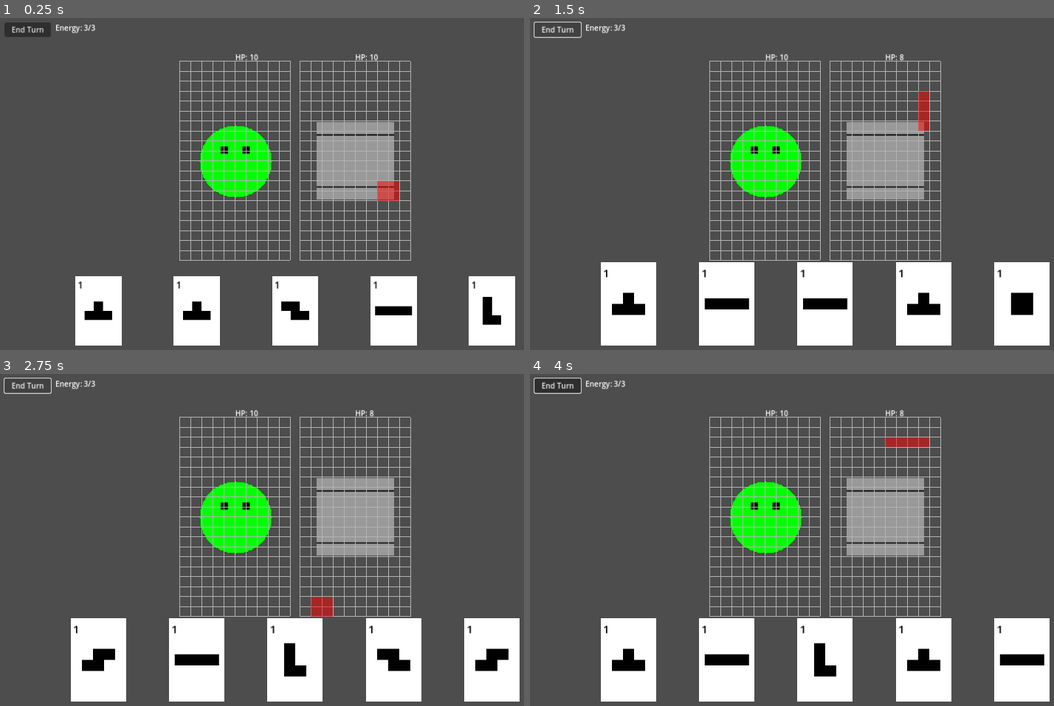
Above: before the commit, frames 1-4 (two rows, left to right).
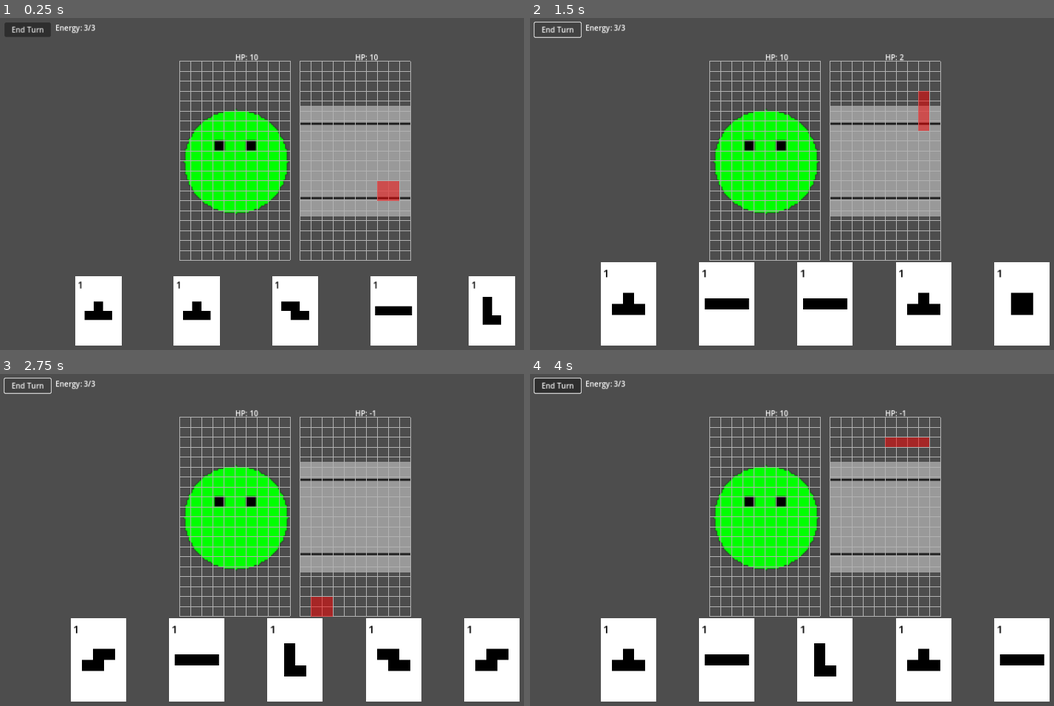
Above: after the commit, the same moments.

Repository: dBinet/SquirrelAttack
Game: Godot game, scene res://scenes/Main.tscn
Two runs of this game, one before a commit and one after it. Both use one fixed random seed, a clock stepped at 60 frames per second and the inputs below.
Inputs (mouse positions are in pixels of both pictures, inside the frame that each line leads up to):
- Up to frame 1 (0.25 s): no input
- Up to frame 2 (1.5 s): click "End Turn" at 0.5 s; click "End Turn" at 1.25 s
- Up to frame 3 (2.75 s): click "End Turn" at 2 s
- Up to frame 4 (4 s): tap Enter at 2.75 s; move the mouse to (954, 523) at 2.77 s; click (954, 523) at 2.92 s; tap Space at 3.5 s; drag from (708, 556) to (797, 606) at 3.52 s

The runs differ from the first frame. In frame 1, 5.9% of the frame differs, in the area x 34-79%, y 26-60%; in frame 2, 5.9%; in frame 3, 5.9%, in the area x 34-79%, y 10-60%; in frame 4, 5.9%.

Commit message:
Scale sprites to fully fill grid

Diff:
--- a/scripts/Main.gd
+++ b/scripts/Main.gd
@@ -218,8 +218,8 @@
 func _update_character_scale() -> void:
     var grid_width: float = Grid.COLS * Grid.CELL_SIZE
     var grid_height: float = Grid.ROWS * Grid.CELL_SIZE * GRID_VERTICAL_SCALE
-    var max_size: float = min(grid_width, grid_height) * 0.7
-    var factor: float = max_size / 64.0
+    var target_size: float = min(grid_width, grid_height)
+    var factor: float = target_size / 64.0
     _alien_sprite.scale = Vector2(factor, factor)
     _mech_sprite.scale = Vector2(factor, factor)
 
